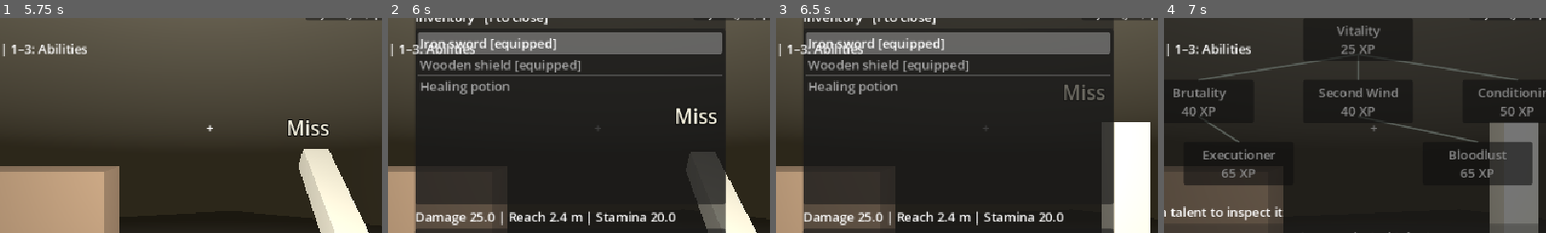
Above: before the commit, frames 1-4 (left to right).
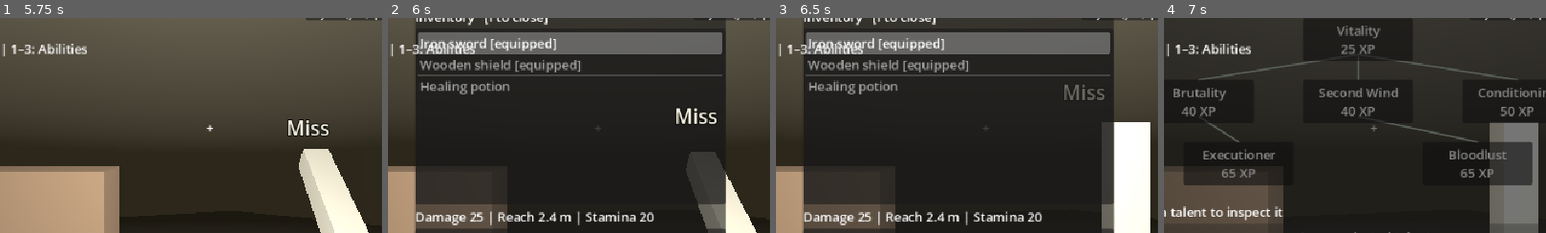
Above: after the commit, the same moments.

Repository: tdonnenfeld/LABIJ
Game: Godot game, scene res://game/main.tscn
Two runs of this game, one before a commit and one after it. Both use one fixed random seed, a clock stepped at 60 frames per second and the inputs below.
Inputs (mouse positions are % of the whole screen's width and height, from its top left):
- Up to frame 1 (5.75 s): click "Solo" at 0.5 s; click "Combat" at 1.25 s; click "XP" at 2 s; click "All" at 2.75 s; click "Loot" at 3.5 s; click "Party" at 4.25 s; tap Enter at 5 s; move the mouse to (55, 50) at 5.02 s; hold W from 5.03 s (still down); tap L at 5.1 s; click (55, 50) at 5.17 s
- Up to frame 2 (6 s): keep holding W; move the mouse to (45, 50) at 5.77 s; tap I at 5.85 s
- Up to frame 3 (6.5 s): keep holding W
- Up to frame 4 (7 s): move the mouse to (60, 28) at 6.52 s; release W at 6.53 s; hold D from 6.53 s (still down); tap K at 6.6 s
The pictures show only the part of the screen within x 22-72%, y 25-75%; the shares and areas given below are measured in that part.

Frame 1 is identical in both runs. In frame 2, 1.5% of the frame differs, in the area x 25-76%, y 89-97%; in frame 3, 1.5%; in frame 4, nothing differs.

Commit message:
Normalize numeric display and diagnose each feedback assertion

Diff:
--- a/game/items/inventory_ui.gd
+++ b/game/items/inventory_ui.gd
@@ -1,4 +1,6 @@
 extends PanelContainer
+
+const Numbers = preload("res://game/ui/numbers.gd")
 
 const Skills = preload("res://game/progression/skills.gd")
 const Catalog = preload("res://game/items/catalog.gd")
@@ -58,23 +60,23 @@
 	use_button.text = "Equip / use"
 	match item.kind:
 		"weapon":
-			details.text = "Damage %s | Reach %s m | Stamina %s" % [String.num(item.damage, 2), String.num(item.reach, 2), String.num(item.stamina_cost, 2)]
+			details.text = "Damage %s | Reach %s m | Stamina %s" % [Numbers.number(item.damage), Numbers.number(item.reach), Numbers.number(item.stamina_cost)]
 			if item.projectile_speed > 0:
 				details.text += " | Ranged"
 			if item.poison > 0:
-				details.text += " | Poison %s/s" % String.num(item.poison, 2)
+				details.text += " | Poison %s/s" % Numbers.number(item.poison)
 			if item.spell_power > 0:
-				details.text += " | Spell power +%s%%" % String.num(item.spell_power * 100, 2)
+				details.text += " | Spell power +%s%%" % Numbers.number(item.spell_power * 100)
 		"scroll":
 			var node := Skills.Talents.find(item.spell_id)
 			details.text = "Read to learn permanently | %s mastery %d" % [Skills.TITLES[node[1]], Skills.SCROLL_REQUIREMENTS[item.spell_id]]
 			use_button.text = "Read scroll"
 		"armor":
-			details.text = "Damage reduction: %s%% | Magic resist: %s%%" % [String.num(item.armor * 100, 2), String.num(item.magic_resistance * 100, 2)]
+			details.text = "Damage reduction: %s%% | Magic resist: %s%%" % [Numbers.number(item.armor * 100), Numbers.number(item.magic_resistance * 100)]
 		"shield":
-			details.text = "Damage blocked: %s%%" % String.num(item.reduction * 100, 2)
+			details.text = "Damage blocked: %s%%" % Numbers.number(item.reduction * 100)
 		_:
-			details.text = "Restores %s HP" % String.num(item.heal, 2)
+			details.text = "Restores %s HP" % Numbers.number(item.heal)
 
 func send(drop: bool) -> void:
 	var selected := list.get_selected_items()
--- a/game/main.gd
+++ b/game/main.gd
@@ -1,4 +1,6 @@
 extends Node3D
+
+const Numbers = preload("res://game/ui/numbers.gd")
 
 const World = preload("res://game/world.gd")
 const Player = preload("res://game/player.gd")
@@ -636,7 +638,7 @@
 		if actor.use_item(index):
 			world.journal.add("Loot", "%s %s %s" % [actor.display_name, "reads" if item.kind == "scroll" else ("uses" if item.kind == "consumable" else "equips"), item.title])
 			if actor.health > before:
-				world.journal.add("Combat", "%s restores %s HP" % [actor.display_name, String.num(actor.health - before, 2)], actor.floor_id, actor.position + Vector3.UP, "+%d" % roundi(actor.health - before), "heal", int(actor.name))
+				world.journal.add("Combat", "%s restores %s HP" % [actor.display_name, Numbers.number(actor.health - before)], actor.floor_id, actor.position + Vector3.UP, "+%d" % roundi(actor.health - before), "heal", int(actor.name))
 
 func _skill_action(index: int, value: int) -> void:
 	if multiplayer.is_server():
--- /dev/null
+++ b/game/ui/numbers.gd
@@ -0,0 +1,7 @@
+extends RefCounted
+
+static func number(value: float) -> String:
+	var text := "%.2f" % value
+	while text.ends_with("0"):
+		text = text.trim_suffix("0")
+	return text.trim_suffix(".")
--- a/game/world.gd
+++ b/game/world.gd
@@ -1,4 +1,6 @@
 extends Node3D
+
+const Numbers = preload("res://game/ui/numbers.gd")
 
 const Dungeon = preload("res://game/dungeon.gd")
 const Combat = preload("res://game/combat.gd")
@@ -711,7 +713,7 @@
 func watch_player(actor, peer: int) -> void:
 	actor.damage_event.connect(func(amount, blocked, parried, source_name): player_hit(actor, peer, amount, blocked, parried, source_name))
 	actor.xp_event.connect(func(amount): journal.add("XP", "%s gains %d XP" % [actor.display_name, amount], actor.floor_id, actor.position + Vector3.UP, "+%d XP" % amount, "xp", peer))
-	actor.skills.usage_xp.connect(func(domain, amount): journal.add("XP", "%s gains %s %s XP" % [actor.display_name, String.num(amount, 2), actor.Skills.TITLES[domain]]))
+	actor.skills.usage_xp.connect(func(domain, amount): journal.add("XP", "%s gains %s %s XP" % [actor.display_name, Numbers.number(amount), actor.Skills.TITLES[domain]]))
 
 func player_hit(actor, peer: int, amount: float, blocked: bool, parried: bool, source_name: String) -> void:
 	var effect := "Parried" if parried else ("Blocked" if blocked else "")
--- a/tests/feedback.gd
+++ b/tests/feedback.gd
@@ -5,9 +5,17 @@
 const Journal = preload("res://game/world/journal.gd")
 const InventoryUI = preload("res://game/items/inventory_ui.gd")
 const Catalog = preload("res://game/items/catalog.gd")
+const Numbers = preload("res://game/ui/numbers.gd")
+
+var failures := 0
 
 func _initialize() -> void:
 	call_deferred("run")
+
+func check(condition: bool, description: String) -> void:
+	if not condition:
+		failures += 1
+		push_error(description)
 
 func run() -> void:
 	var world := World.new()
@@ -25,36 +33,54 @@
 	actor.blocking = true
 	actor.take_damage(20.0, actor.position + Vector3(0, 0, -2), false, "Goblin")
 	var event: Dictionary = world.journal.history.back()
-	var ok: bool = event.floating.contains("Blocked") and event.target == 1 and is_equal_approx(actor.health, 96.0)
+	check(event.floating.contains("Blocked") and event.target == 1 and is_equal_approx(actor.health, 96.0), "Blocked hit: %s, HP %s" % [event, actor.health])
 	actor.skills.credit(4, 2.5)
-	ok = ok and world.journal.history.back().message == "Player 1 gains 2.5 Shields XP"
+	check(world.journal.history.back().message == "Player 1 gains 2.5 Shields XP", "Fractional XP: %s" % world.journal.history.back().message)
 	actor.gain_xp(100)
-	ok = ok and world.journal.history.back().category == "XP"
+	check(world.journal.history.back().category == "XP", "Kill XP must be logged")
 	var mob: Dictionary = world.monsters[0]
 	mob.health = 100
 	world.hit_monster(actor, mob, {1: actor, 2: partner})
-	ok = ok and world.journal.history.any(func(e): return e.style == "damage")
+	check(world.journal.history.any(func(e): return e.style == "damage"), "Monster hit must emit damage text")
 	actor.blocking = false
 	actor.take_damage(999.0, actor.position, false, "Ogre")
-	ok = ok and world.objective.result == "defeat" and partner.health == 100.0
-	ok = ok and world.journal.history.back().message.contains("Expedition lost")
+	check(world.objective.result == "defeat" and partner.health == 100.0, "One death must end the run with a living partner")
+	check(world.journal.history.back().message.contains("Expedition lost"), "Defeat must be logged")
 	var j := Journal.new()
 	for i in range(220):
 		j.add("Party", str(i))
-	ok = ok and j.history.size() == 200 and j.drain().size() == 220 and j.drain().is_empty()
+	check(j.history.size() == 200, "Journal history cap")
+	check(j.drain().size() == 220 and j.drain().is_empty(), "Journal drain")
+	check(Numbers.number(35.0) == "35", "Whole number formatting")
+	check(Numbers.number(3.4) == "3.4", "Fractional number formatting")
+	check(Numbers.number(0.0) == "0", "Zero formatting")
 	var ui := InventoryUI.new()
 	root.add_child(ui)
+	ui.show()
 	for id in Catalog.ITEMS:
 		ui.refresh([["sword", "shield", id], 0, 1, -1])
 		ui.list.select(2)
 		ui.update_details()
-		ok = ok and not ui.details.text.is_empty() and not ui.details.text.contains("%g")
+		var selected := ui.list.get_selected_items()
+		check(selected.size() == 1 and selected[0] == 2, "Selection failed for %s: %s" % [id, selected])
+		var item = Catalog.get_item(id)
+		var expected := ""
+		match item.kind:
+			"weapon":
+				expected = "Damage "
+			"shield":
+				expected = "Damage blocked:"
+			"armor":
+				expected = "Damage reduction:"
+			"scroll":
+				expected = "Read to learn permanently"
+			_:
+				expected = "Restores "
+		check(ui.details.text.begins_with(expected), "Inventory %s: %s" % [id, ui.details.text])
 		if id == "spear":
-			ok = ok and ui.details.text.contains("3.4 m")
+			check(ui.details.text.contains("3.4 m"), "Spear reach: %s" % ui.details.text)
 		if id == "ward_mail":
-			ok = ok and ui.details.text.contains("15%") and ui.details.text.contains("30%")
+			check(ui.details.text.contains("15%") and ui.details.text.contains("30%"), "Runed Mail: %s" % ui.details.text)
 		if id == "potion":
-			ok = ok and ui.details.text == "Restores 35 HP"
-	if not ok:
-		push_error("Party defeat or combat journal test failed")
-	quit(0 if ok else 1)
+			check(ui.details.text == "Restores 35 HP", "Potion: %s" % ui.details.text)
+	quit(0 if failures == 0 else 1)
